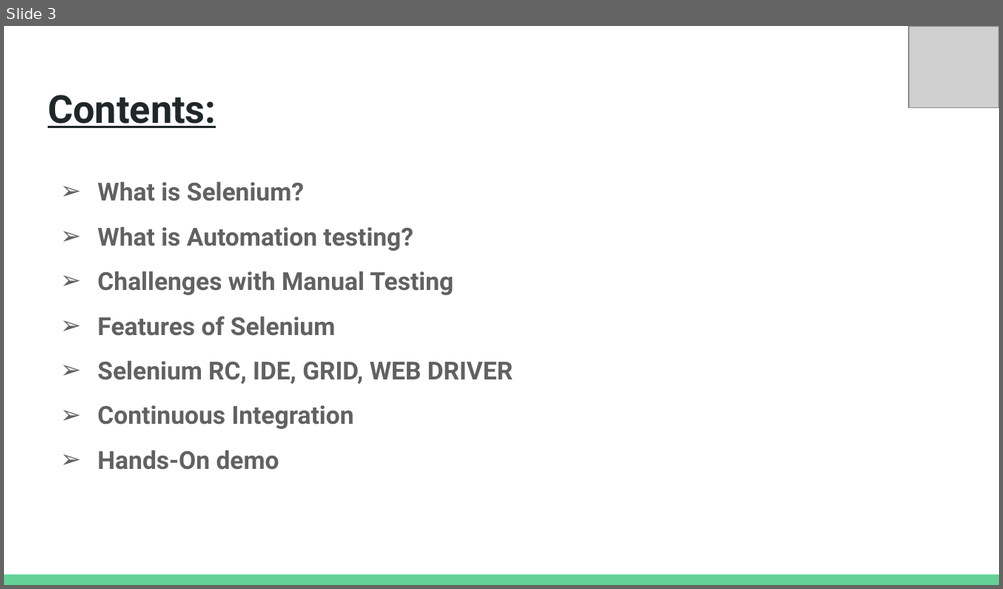
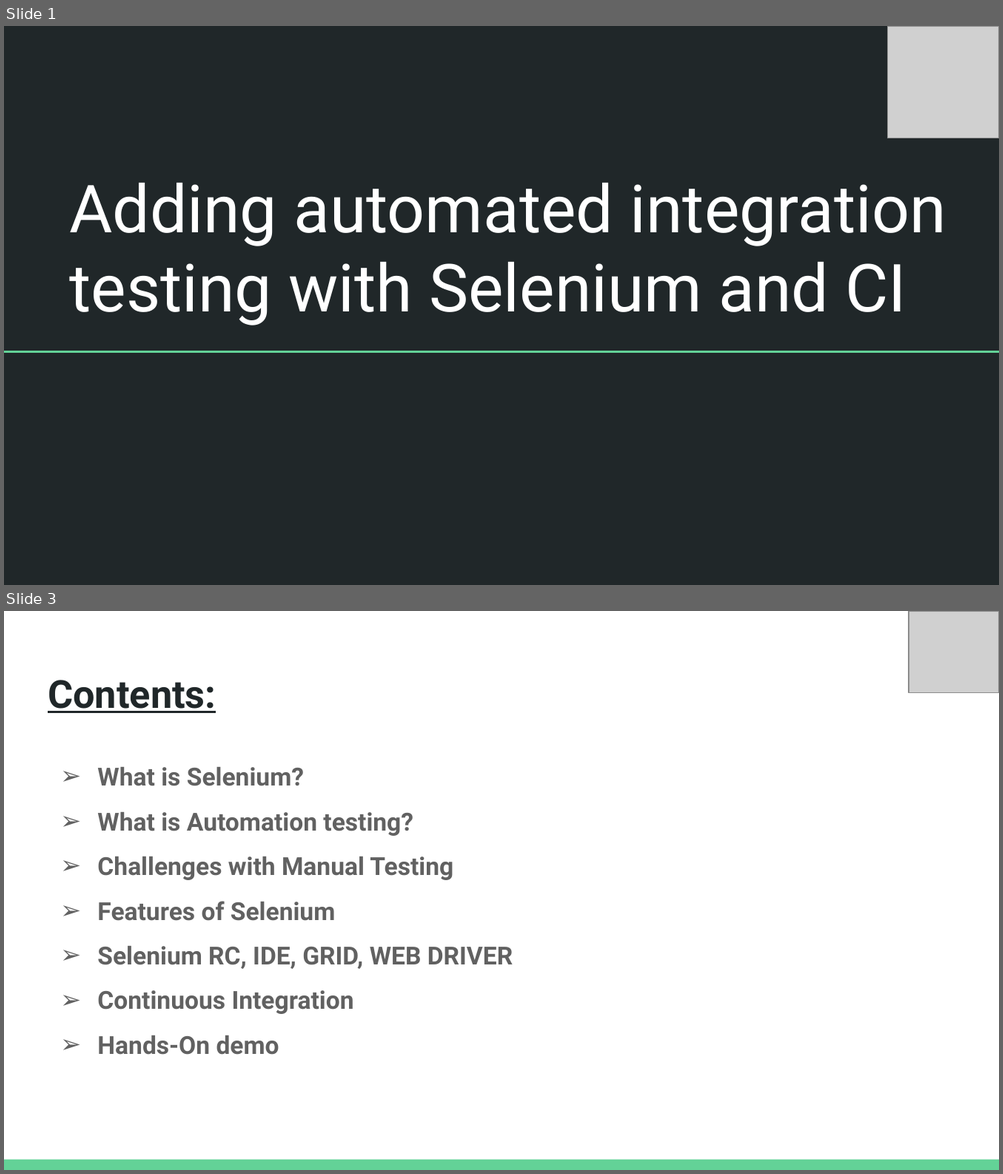
Before and after one commit to rajv11/ws03-selenium, a slide deck: Docs/Workshop 03 Selenium - C#.pptx. Shown one above the other, each under a label of ours: slide 3 before the commit, slides 1 and 3 after it; the slides between them are not shown. The pictures are 1003x589 and 1003x1174 pixels, drawn with LibreOffice and Linux fonts; fonts in the diff are those of the drawing; grey boxes stand for pictures. Boxes give left, top, right and bottom in pixels: in the first picture for what was removed or moved away, otherwise in the second. Text is boxed around its words. In the diff, an @@ line names an element or a change of style, - is before the commit and + after.

```diff
--- a/Docs/Workshop 03 Selenium - C#.pptx
+++ b/Docs/Workshop 03 Selenium - C#.pptx
@@ slide 1 added at [4,26,999,585], background #202729 @@
@@ picture added at [887,26,999,138] @@
@@ title added at [69,182,946,326], 48 pt, text #FFFFFF @@
+Adding automated integration testing with Selenium and CI
@@ line added from (4, 352) to (999, 352), #63D297 1.5 pt @@
```
Also in this commit, not shown: 1 slide changed, 1 slide removed.
